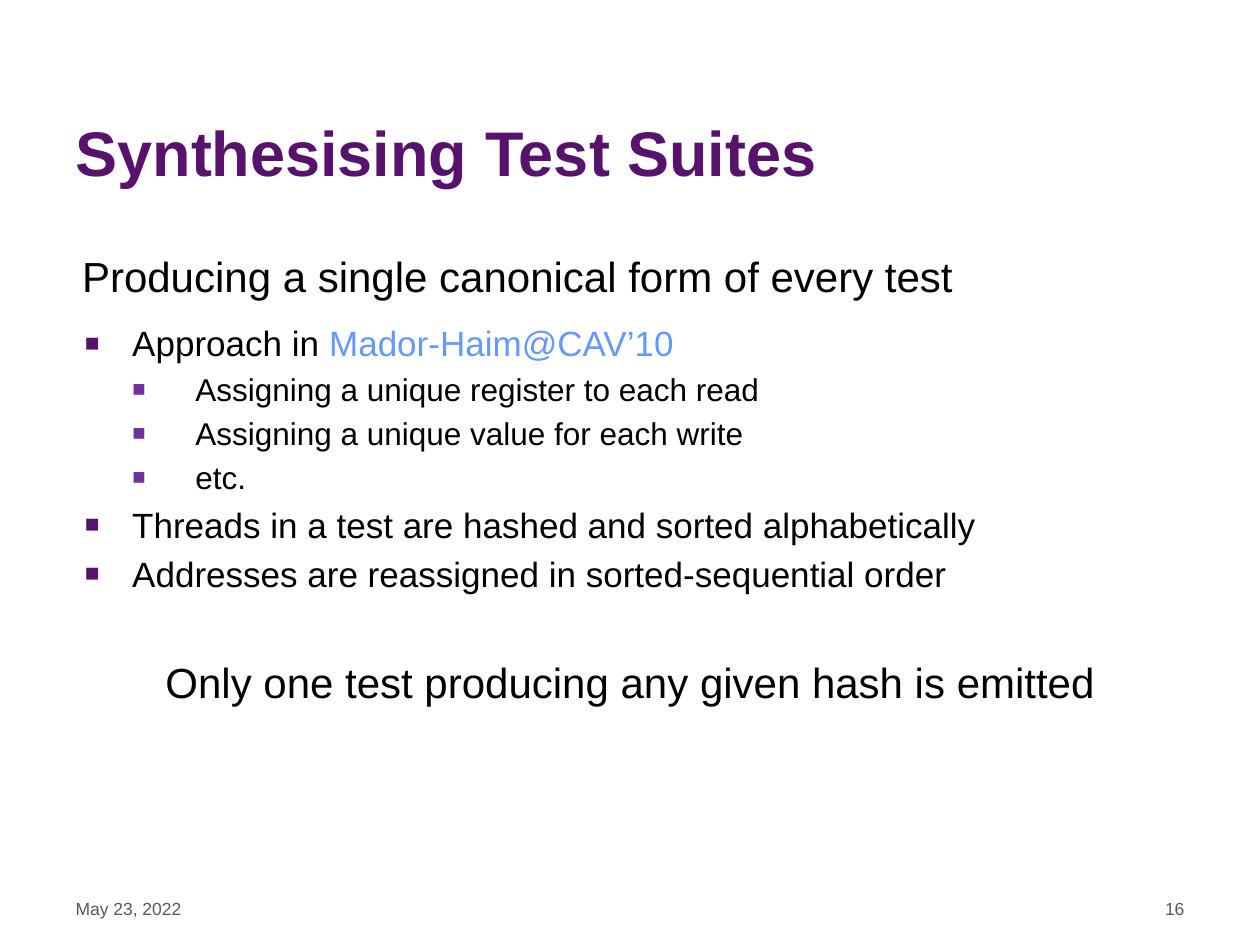
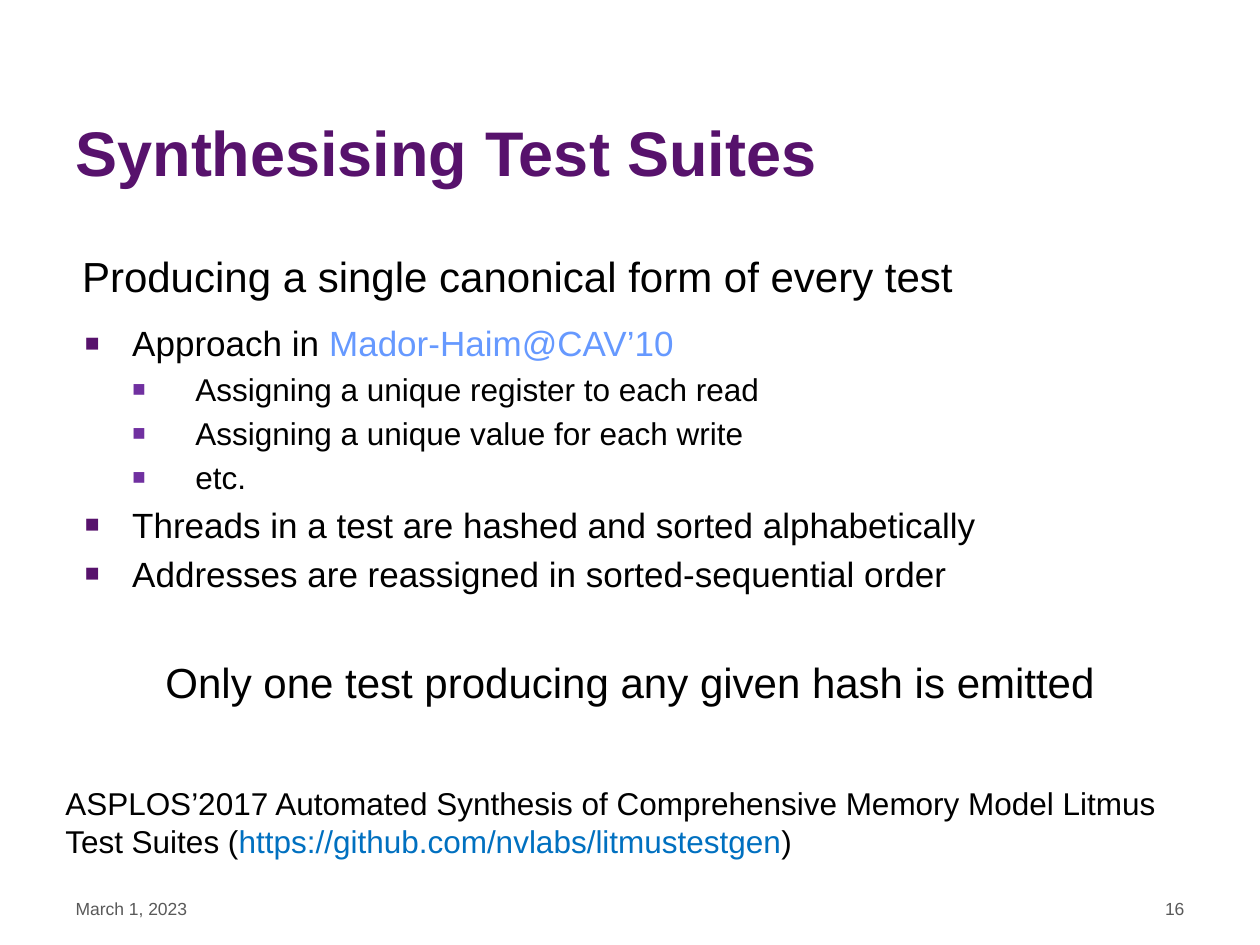
Before and after one commit to hengxin/vis-ar-formalization, a slide deck: slide 16 of alloy/report/ASPLOS2017.pptx. Drawn at 1260x945 pixels with LibreOffice and Linux fonts; fonts in the diff are those of the drawing; background and template pictures are left out. Boxes give left, top, right and bottom in pixels: in the first picture for what was removed or moved away, otherwise in the second. Text is boxed around its words. In the diff, an @@ line names an element or a change of style, - is before the commit and + after.

Commit message:
add refs/PLDI2019 Model Checking for Weakly Consistent Libraries

```diff
--- a/alloy/report/ASPLOS2017.pptx
+++ b/alloy/report/ASPLOS2017.pptx
@@ text added at (65, 792, 1156, 859), 18 pt, text #000000 @@
+ASPLOS’2017 Automated Synthesis of Comprehensive Memory Model Litmus Test Suites (https://github.com/nvlabs/litmustestgen)
@@ text at (76, 902, 187, 917): text changed @@
-May 23, 2022
+March 1, 2023
```
Also in this commit, not shown: 16 other slides changed, 1 other file.
